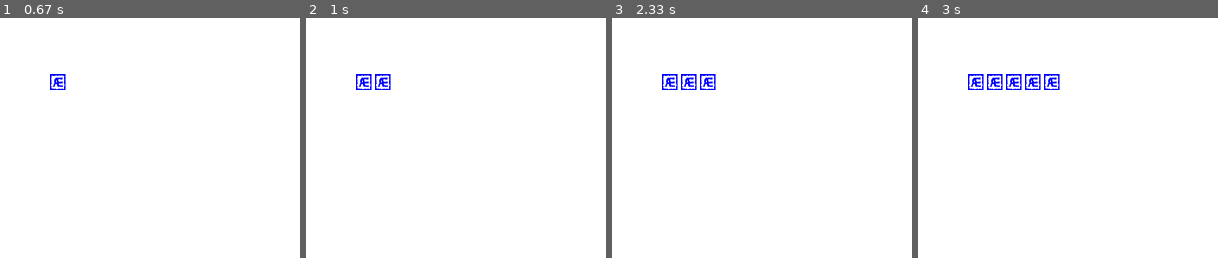
Above: before the commit, frames 1-4 (left to right).
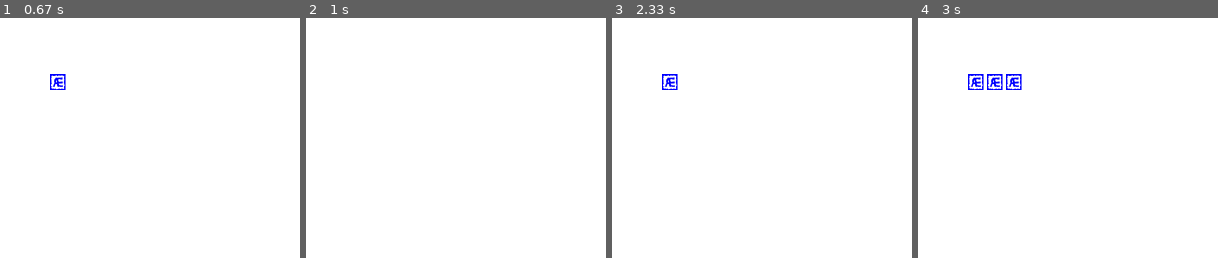
Above: after the commit, the same moments.

Repository: andarms/pygame-fun-experiments
Game: pygame game, started from text_input.py
Two runs of this game, one before a commit and one after it. Both use one fixed random seed, a clock stepped at 60 frames per second and the inputs below.
Inputs:
- Up to frame 1 (0.67 s): tap Enter at 0.33 s
- Up to frame 2 (1 s): hold Backspace from 0.67 s (still down)
- Up to frame 3 (2.33 s): release Backspace at 1.13 s; tap Enter at 2.17 s
- Up to frame 4 (3 s): tap Enter at 2.57, 2.87 s

Frame 1 is identical in both runs. In frame 2, 0.5% of the frame differs, in the area x 16-29%, y 23-30%; in frame 3, 0.5%; in frame 4, 0.5%.

Commit message:
Add basic deleting

Diff:
--- a/text_input.py
+++ b/text_input.py
@@ -26,10 +26,13 @@
 				sys.exit()
 
 			if event.type == pygame.KEYDOWN:
-				self.message += event.unicode
+				if event.key == 8: # delete keycode
+					self.message = self.message[:-1]
+				else:
+					self.message += event.unicode
 
 	def update(self):
-		capition = "Hola mundo - FPS: {:.2f}".format(self.clock.get_fps())
+		capition = "Text input test - FPS: {:.2f}".format(self.clock.get_fps())
 		pygame.display.set_caption(capition)
 
 	def render(self):
